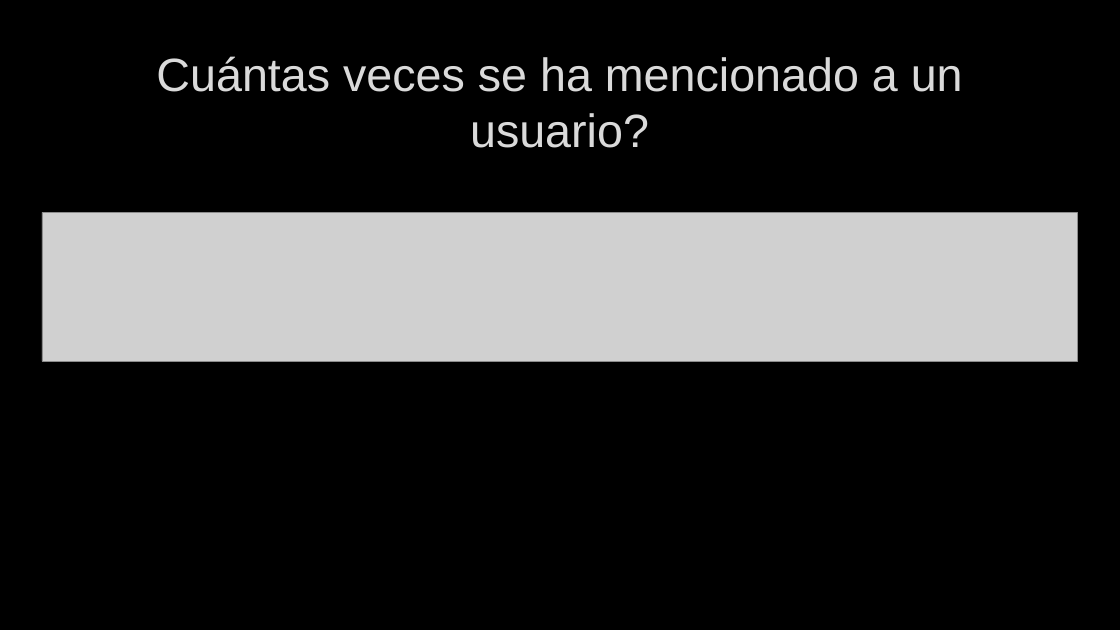
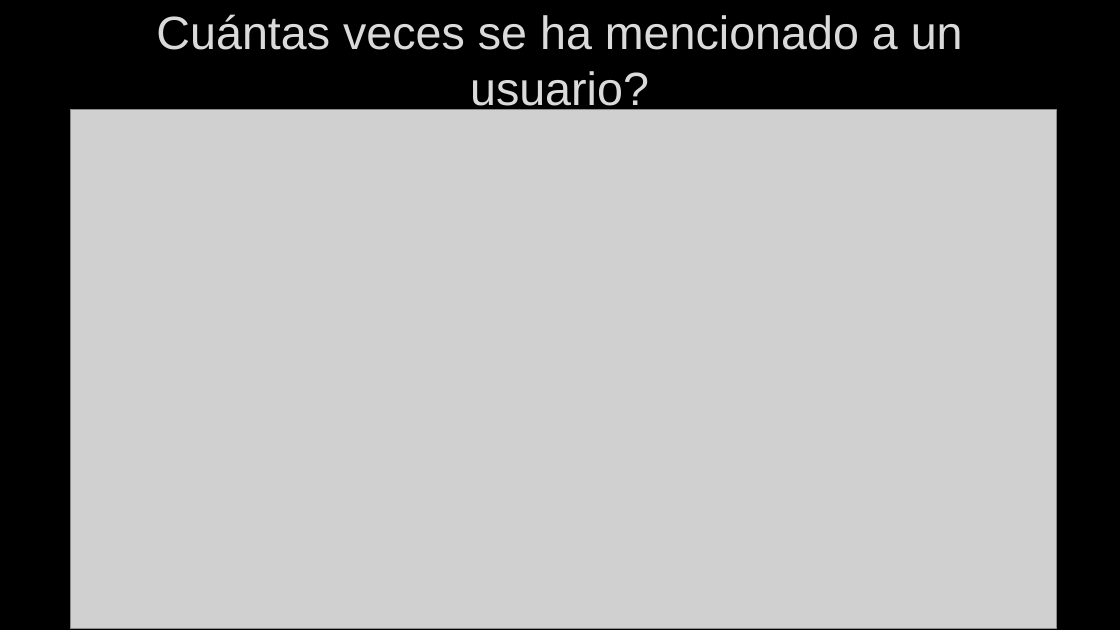
Before and after one commit to functional-programming-utpl-cc/proyectointegrador-valarmorghulis, a slide deck: slide 15 of Proyecto Integrador de saberes.pptx (slide 24 before the commit). Drawn at 1120x630 pixels with LibreOffice and Linux fonts; fonts in the diff are those of the drawing; grey boxes stand for pictures; background and template pictures are left out. Boxes give left, top, right and bottom in pixels: in the first picture for what was removed or moved away, otherwise in the second. Text is boxed around its words. In the diff, an @@ line names an element or a change of style, - is before the commit and + after.

```diff
--- a/Proyecto Integrador de saberes.pptx
+++ b/Proyecto Integrador de saberes.pptx
@@ title "Cuántas veces se ha mencionado ..." rewrapped from <box>156,56,963,148</box> to <box>156,14,963,115</box> @@
@@ picture added at <box>71,110,1056,628</box> @@
@@ picture added at <box>74,110,1053,616</box> @@
@@ picture removed at <box>42,213,1077,361</box> @@
```
Also in this commit, not shown: 9 other slides changed, 1 slide added, 10 slides removed.
